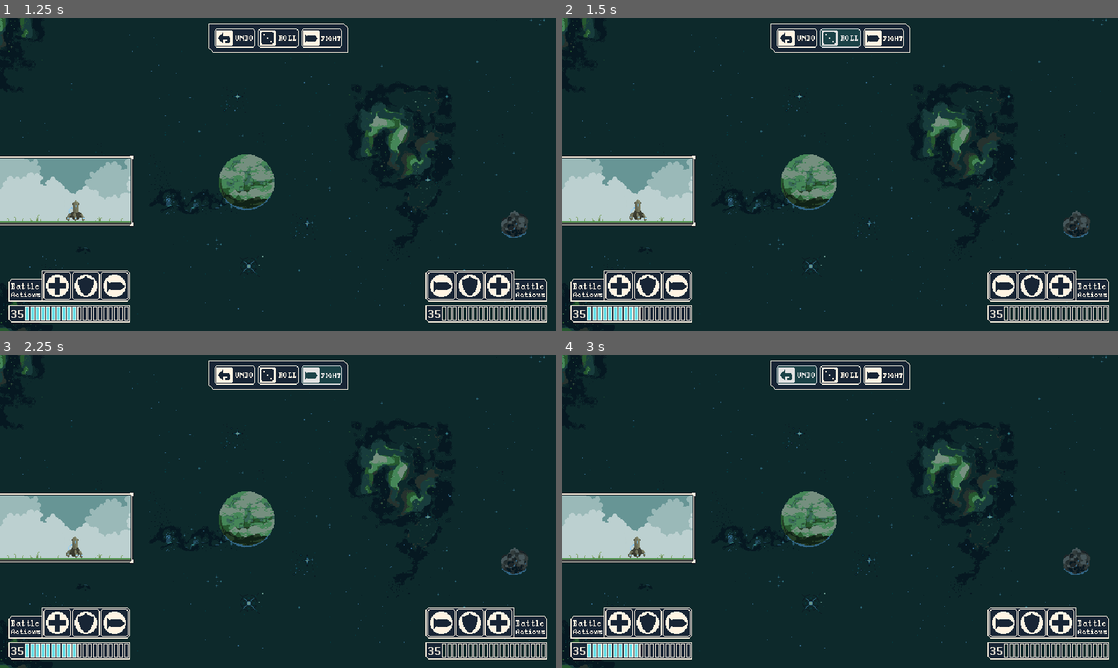
Above: before the commit, frames 1-4 (two rows, left to right).
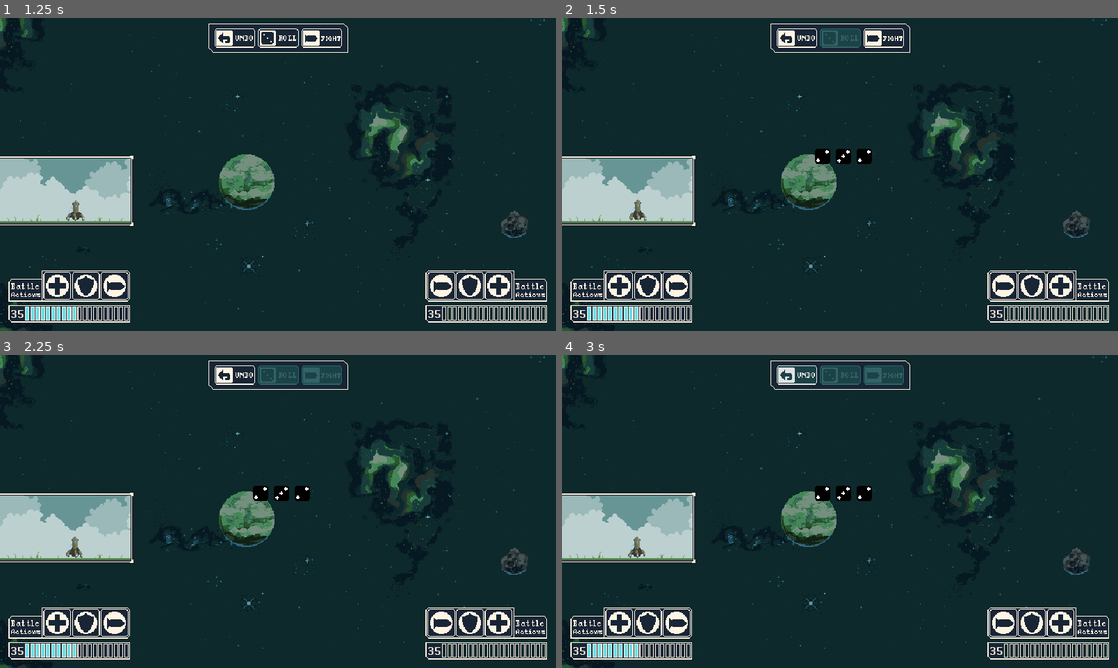
Above: after the commit, the same moments.

Repository: 10Tone/Dice-of-Destiny-CLONE
Game: Godot game, scene res://Project/Main.tscn
Same seed, same stepped clock (60 frames per second), same inputs: the game is played once before the commit and once after it.
Inputs (mouse positions are in pixels of both pictures, inside the frame that each line leads up to):
- Up to frame 1 (1.25 s): click "START" at 0.5 s
- Up to frame 2 (1.5 s): click (840, 36) at 1.25 s
- Up to frame 3 (2.25 s): click (322, 373) at 2 s
- Up to frame 4 (3 s): click (795, 373) at 2.75 s

Frame 1 is identical in both runs. In frame 2, 0.5% of the frame differs, in the area x 45-56%, y 3-47%; in frame 3, 1.0%; in frame 4, 1.3%, in the area x 45-62%, y 3-47%.

Commit message:
refactoring turn management and dicecontroller connections

Diff:
--- a/Project/Game/BattleScreen/BattleController.gd
+++ b/Project/Game/BattleScreen/BattleController.gd
@@ -1,9 +1,14 @@
 extends Node2D
 
-onready var _dice_controller: DiceController = DiceController.new()
-onready var _turn_manager: TurnManager = TurnManager.new()
+onready var _battle_control_buttons = get_node("HUD/BattleControlButtons")
+onready var _dice_controller: DiceController = get_node("DiceController")
+onready var _turn_manager: TurnManager = get_node("TurnManager")
+
+onready var _player = get_node("Entities/Player")
+onready var _enemy = get_node("Entities/Enemy")
 
 func _ready() -> void:
+	_turn_manager.dice_controller = _dice_controller
 	start_battle()
 
 func start_battle():
@@ -11,5 +16,5 @@
 	#yield till animations finished
 
 	#start player turn
-	_turn_manager.start_turn(GlobalEnums.EntityTypes.PLAYER)
+	_turn_manager.start_turn(_player)
 	pass
--- a/Project/Game/BattleScreen/BattleScreen.tscn
+++ b/Project/Game/BattleScreen/BattleScreen.tscn
@@ -1,10 +1,12 @@
-[gd_scene load_steps=12 format=2]
+[gd_scene load_steps=14 format=2]
 
 [ext_resource path="res://Assets/Aseprite/Design/Battle Screen/Battle Screen bgrnd.png" type="Texture" id=1]
 [ext_resource path="res://Project/Game/BattleScreen/HUD/Health Bars HUD/HealthBarsDisplay.tscn" type="PackedScene" id=2]
 [ext_resource path="res://Project/Game/BattleScreen/HUD/Battle Actions HUD/BattleActionsDisplay.tscn" type="PackedScene" id=3]
 [ext_resource path="res://Project/Game/BattleScreen/BattleController.gd" type="Script" id=4]
 [ext_resource path="res://Project/Game/BattleScreen/Popup Screens/WinLoose Popup Screen/WinLoosePopup.tscn" type="PackedScene" id=5]
+[ext_resource path="res://Project/Game/BattleScreen/TurnManagement/TurnManager.tscn" type="PackedScene" id=6]
+[ext_resource path="res://Project/Game/BattleScreen/DiceController.tscn" type="PackedScene" id=7]
 [ext_resource path="res://Project/Game/BattleScreen/HUD/Dices Display HUD/DicesDisplay.tscn" type="PackedScene" id=9]
 [ext_resource path="res://Project/Game/BattleScreen/HUD/Battle Control Buttons HUD/BattleControlButtons.tscn" type="PackedScene" id=10]
 [ext_resource path="res://Project/Game/BattleScreen/Entities/EntityAnimator.tscn" type="PackedScene" id=23]
@@ -17,7 +19,7 @@
 
 [node name="HUD" type="CanvasLayer" parent="."]
 
-[node name="ActionButtons" parent="HUD" instance=ExtResource( 10 )]
+[node name="BattleControlButtons" parent="HUD" instance=ExtResource( 10 )]
 margin_top = 6.0
 margin_bottom = 40.0
 
@@ -63,6 +65,12 @@
 [node name="PlayerAnimator" parent="EntityAnimators" instance=ExtResource( 23 )]
 position = Vector2( 87.315, 218.417 )
 
-[editable path="HUD/ActionButtons"]
+[node name="TurnManager" parent="." instance=ExtResource( 6 )]
+
+[node name="DiceController" parent="." instance=ExtResource( 7 )]
+
+[connection signal="button_down" from="HUD/BattleControlButtons/ActionButtonsBackground/HBoxContainer/RollButton" to="TurnManager" method="_on_RollButton_button_down"]
+
+[editable path="HUD/BattleControlButtons"]
 [editable path="HUD/HealthBarsDisplay"]
 [editable path="EntityAnimators/PlayerAnimator"]
--- a/Project/Game/BattleScreen/DiceController.gd
+++ b/Project/Game/BattleScreen/DiceController.gd
@@ -12,6 +12,7 @@
 	dices.append(load("res://Project/Resources/Dice/Dice_04.tres"))
 	dices.append(load("res://Project/Resources/Dice/Dice_05.tres"))
 	dices.append(load("res://Project/Resources/Dice/Dice_06.tres"))
+
 
 func roll_dices(dice_amount: int) -> Array:
 	if dice_amount > 3:
--- /dev/null
+++ b/Project/Game/BattleScreen/HUD/Battle Control Buttons HUD/BattleControlButtons.gd
@@ -0,0 +1,11 @@
+extends Control
+
+onready var _roll_button: TextureButton = get_node("ActionButtonsBackground/HBoxContainer/RollButton")
+onready var _fight_button: TextureButton = get_node("ActionButtonsBackground/HBoxContainer/FightButton")
+
+func _on_RollButton_button_down() -> void:
+	_roll_button.disabled = true
+
+
+func _on_FightButton_button_down() -> void:
+	_fight_button.disabled = true
--- a/Project/Game/BattleScreen/HUD/Battle Control Buttons HUD/BattleControlButtons.tscn
+++ b/Project/Game/BattleScreen/HUD/Battle Control Buttons HUD/BattleControlButtons.tscn
@@ -10,6 +10,7 @@
 [ext_resource path="res://Assets/Aseprite/Design/Battle Screen/Action Buttons/Fight Button_03.png" type="Texture" id=8]
 [ext_resource path="res://Assets/Aseprite/Design/Battle Screen/Action Buttons/Fight Button_01.png" type="Texture" id=9]
 [ext_resource path="res://Assets/Aseprite/Design/Battle Screen/Action Buttons/Fight Button_02.png" type="Texture" id=10]
+[ext_resource path="res://Project/Game/BattleScreen/HUD/Battle Control Buttons HUD/BattleControlButtons.gd" type="Script" id=11]
 
 [node name="BattleControlButtons" type="Control"]
 anchor_left = 0.5
@@ -18,6 +19,7 @@
 margin_right = 80.5
 margin_bottom = 34.0
 rect_min_size = Vector2( 161, 34 )
+script = ExtResource( 11 )
 __meta__ = {
 "_edit_use_anchors_": false
 }
@@ -67,3 +69,6 @@
 texture_pressed = ExtResource( 10 )
 texture_hover = ExtResource( 8 )
 texture_disabled = ExtResource( 10 )
+
+[connection signal="button_down" from="ActionButtonsBackground/HBoxContainer/RollButton" to="." method="_on_RollButton_button_down"]
+[connection signal="button_down" from="ActionButtonsBackground/HBoxContainer/FightButton" to="." method="_on_FightButton_button_down"]
--- a/Project/Game/BattleScreen/HUD/Dices Display HUD/DicesDisplay.gd
+++ b/Project/Game/BattleScreen/HUD/Dices Display HUD/DicesDisplay.gd
@@ -1,6 +1,9 @@
 extends Control
 
 onready var _dices_hbox_container: Node = $HBoxContainer
+
+func _ready() -> void:
+	GlobalEvents.connect("dices_rolled", self, "on_dices_rolled")
 
 func display_dice_roll(dices: Array) -> void:
 	if !_dices_hbox_container: return
@@ -12,3 +15,6 @@
 	if !_dices_hbox_container: return
 	for i in range(_dices_hbox_container.get_children().size()):
 		_dices_hbox_container.get_child(i).clear_dice()
+
+func on_dices_rolled(dices: Array) -> void:
+	display_dice_roll(dices)
--- a/Project/Game/BattleScreen/TurnManagement/TurnManager.gd
+++ b/Project/Game/BattleScreen/TurnManagement/TurnManager.gd
@@ -1,9 +1,26 @@
 class_name TurnManager
 extends Node
 
-func start_turn(entity_type):
+var dice_controller: DiceController
+
+var rolled_dices = []
+
+signal turn_finished
+signal roll_button_pressed
+
+func start_turn(entity: EntityBaseClass):
+	#ROLL STATE
 	# yield till dices rolled
-
+	yield(self, "roll_button_pressed")
+	if dice_controller:
+		rolled_dices = dice_controller.roll_dices(3)
+		GlobalEvents.emit_signal("dices_rolled", rolled_dices)
+	#CHOOSE STATE
 	#yield till fight button pressed
 
+	#FIGHT STATE
 	pass
+
+
+func _on_RollButton_button_down() -> void:
+	emit_signal("roll_button_pressed")
--- /dev/null
+++ b/Project/Game/BattleScreen/TurnManagement/TurnManager.tscn
@@ -0,0 +1,6 @@
+[gd_scene load_steps=2 format=2]
+
+[ext_resource path="res://Project/Game/BattleScreen/TurnManagement/TurnManager.gd" type="Script" id=1]
+
+[node name="TurnManager" type="Node2D"]
+script = ExtResource( 1 )
--- a/Project/Globals/GlobalEvents.gd
+++ b/Project/Globals/GlobalEvents.gd
@@ -11,3 +11,6 @@
 
 #battle action display signals
 signal battle_action_display_received_dice_value(value, battle_action, entity_type)
+
+#dices rolled signal
+signal dices_rolled(dices)
Not shown: 1 places in Project/Game/BattleScreen/HUD/Battle Control Buttons HUD/BattleControlButtons.tscn that only renumber resources
